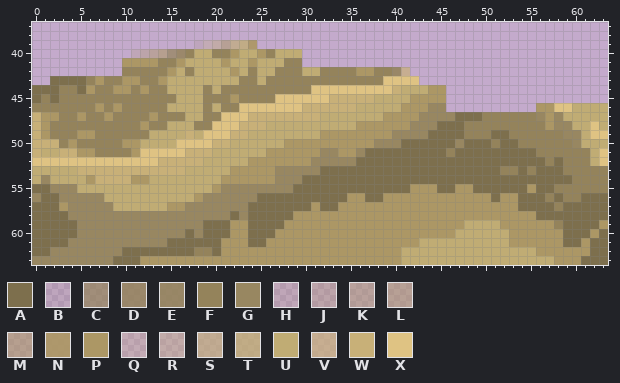
Pixel-art sprite, stored at resources/sprites/tiles/sand/tiles_0012.png. Above, as it was before the edit.
The file is 64x64 pixels. Pixels under 10% opacity are left out. Colours within 5 levels of each other are drawn and written as one. Shown: x 0..63, y 37..63.
Palette (. is transparent): A #7d6f4d  B #94835b21  C #94835bba  D #94835bdc  E #94835be5  F #94835b  G #988761  H #ac976532  J #ac976554  K #ac976576  L #ac976587  M #ac976598  N #ac9765ed  P #ac9765  Q #c0ac7443  R #c0ac7465  S #c0ac74a9  T #c0ac74cb  U #c0ac74  V #c8b078b2  W #c8b078  X #dfc383
Pixels before, first column x 0:
39 ..................BQRLSTN.......................................
40 ...........HJKMCDFUUFFPUUPFUUU..................................
41 ..........PPPPFFPUUUUPUUPUUUFF..................................
42 ..........FFFFFPUFUUUUPUFUUFFFUUFFFFPPFFEV......................
43 ..AAAAFPFFPPFFPUUUUUUUUFFUFFFFFFFFFFFFFXXXX.....................
44 AAAFFAPFFPPFPFFUUUUFUFFFFFFFFFFXXXXXXXXXWUUUPP..................
45 AFAFFFFFFFFFFFFFUUUFFFPFFFFXXXXXXWWWWWUUUUPPPP..................
46 FFFFFFFPFPFFFFFUUUUFUFFXXXXXXXWWWWWWUUUUUPPPGG..........PPXXUUUU
47 WPPFFPFFPFFFFPFFFUUFFXXXWWWWWWWWUUUUUUUPPPPGGGGAAAFFFFFFGPGUUUUU
48 WPFFFFFFFFFFPFFUUUFFXXXWWWUUUUUUUUUUPPPPPPGGGAAAFFFFFFFFFPGGUUXU
49 WPFFFPPFFFFFFUUUUWUXXXWWUUUUUUUUPPPPPPPPGGGGAAAAFFFAAFFFFFFGGUXX
50 WWWFPFFFFFPPUUUUXXXXWWUUUUUUPPPPPPPPPPGGGAAAAAAGAAAFAAFFFFFFGUUU
51 WUUWWPPFFFFPXXXXXWWWUUUUUUPPPPPPGGPPGAAAAAAAAAFAAAAAAAAAFFFFFFUX
52 XXXXXXXXXXXXXXWWWWWUUUUUPPPPPPPGGGGGAAAAAAAAAAAAAAAAAAAAAFAFFFUX
53 UUUUUWWWWWWWWWWWWUUUUUPPPPPGGGGGAAAAAAAAAAAAAAAAAAAAFFAFAAAFFFFF
54 UGUUUUPWWWWPPUUUUUUUUPPPPPPGGGAAAAAAAAAAAAAAAAAAAAAAAAAAAAAAFFFF
55 AAGGGUUUUUUUUUUUUUUUPGGGGGGGGAAAAAAAAAAAAAPPPAAPPAAAAAAPAAFFFFFF
56 GAAGGGGGUUUUUUUUUUPGGGGGGAAAAAAAAAAPPAAPPPPPPPPPPPPAPPAAAFAFFAAA
57 AAAPGGGGGUUUUUUPPGGGGGGGAAAAAAAPAAPPPPPPPPPPPPPPPPPPPPAAAAFAAAAA
58 AAAAGGGGGGGGGGGGGGGGGGAGAAAAAPPPPPPPPPPPPPPPPPPPPPPPPPPPAAAAAAAA
59 AAAAAGGGGGGGGGGGGGGAAAPPAAAAPPPPPPPPPPPPPPPPPPPPUUUUPPPPPPFAAAAP
60 AAAAAGGGGGGGGGGGGAGAAAPPAAAPPPPPPPPPPPPPPPPPPPPUUUUUUPPPPPPAAAPA
61 AAAAGGGGGGGGGGGAAAAAAPPPAAPPPPPPPPPPPPPPPPPUUUUUUUUUUPPPPPPAAPAA
62 AAGGGGGGGGAAAAAAAAFFAPPPPPPPPPPPPPPPPPPPPUUUUUUUUUUUUUUUPPPPPPAA
63 GGGGGGGGGAAAPPPPPPPPPPPPPPPPPPPPPPPPPPPPPUUUUUUUUUUUUUUUUUPPPAAA
And afterwards:
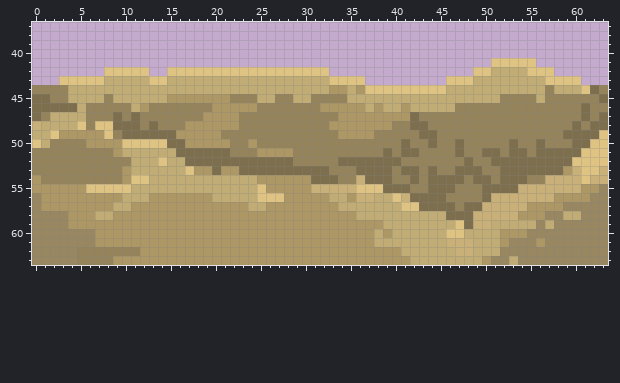
Diff:
Changed rows in their new state; - is an unchanged pixel.
first column x 0:
39 ------------------.......---------------------------------------
40 -----------...................----------------------------------
41 ----------....................---------------------XXXXX--------
42 --------XXXXX..XXXXXXXXXXXXXXXXXX.........-------XXUUUUXXX------
43 --.XXXXXUUUUUXX--------UU-UUUUUUUXXXX......---XXXUUUUUUUUXXXX---
44 FFF-UUUUUUUUUUU----U-UUUUUUUUUUUUPPUP---XXXXXXUUUUUUUUUUUFUUUXAF
45 -AF-UUUU-UUUUUUPPPPPPPF--UUFFUUFFFFUUU----UUUUUUUUUUFFFFUFFFFFFA
46 AAAAAU-F-F-UP--FFFF-PPPPPFFFFFFFPPPPP-P---UUUUUFFFFFFFFFFFFFFAFF
47 AFUUUU--FA-A-F---FFPPPPFFFFFFFFFFFPPPPP---AFFFFFFF------FFFFFAFA
48 -UUUUX-XXAAAFA-FFPPPPPPFFFFFFFFFFPPP----FFAAFFFF---------FFFAFAA
49 UUXPP--PX-AAAAAAPPPPPFFFFFFFFFFFFF----FFFFFA-FFF---FF------AAAA-
50 XUF-F-PPPPXXXXXAAPPPPPFFPFFFFFFFFFFFFFFFF-FF-FFAFFF-F---A---AAXX
51 FFFFFFF--PUUUUUUAAAAAAFFFP---FFFFFFFFFF-F--FFF--FF--F--FAAAAAXX-
52 FFFFFFFFFFFUUUXUUAAAAAAAAAAAAFFFFFAA-----FFFFFFF-FF------A-AXXX-
53 FFFFFFFFFFPUUUUUUXPPAP-AAAAAAAAA-FFF----F--F-FF---FFAA-A---PWXXW
54 PFFFFFFFFFPXX--------UUUU--PPPP---FFW---FF-F----F--F---FFWWWWXWW
55 PPPPPPXXXXX---------UUUUUXPPPPPWWWWWXXX---FFA--FFF----WWWWWWWPPG
56 -PPPPPPPPP---PPPPP-PUUUUUXXXPPPPPUU-WWUUXWAAAAFFFFAWWWWWWWPPPPGG
57 GPP-PPPPP--PPPP--PPPPPPPUUPPPPP-PPUUUUUUUXXAAAAFAAWWWWWPPPPGGGGG
58 GGGGPPPUUPPPPPPPPPPPPPPPPPPPP-------UUUUUUUUUUAAAWWWWW--PGGUUGGG
59 GGGGPPPPPPPPPPPPPPPPPP--PPPP-----------UUUUUUUUXAWW-UUUUGUGGGGGG
60 GGGGG--PPPPPPPPPPPPPPP--PPP-----------U-UUUUUUXX----P--GGGGGGGGG
61 GGGG---PPPPPPPPPPPPPP---PP------------UUUUU---WWW---PGGG-GGGGGGG
62 GG---FFFFFFFPPPPPPPPP--------------------------WW---GGGGGGGGGGGG
63 -----FFFFPPP-----------------------------P--------PGG-GGGGGGGGGG
Where, in picture pixels (left, top, right, bottom), the same in both pictures:
changed: (32, 40, 608, 265)
